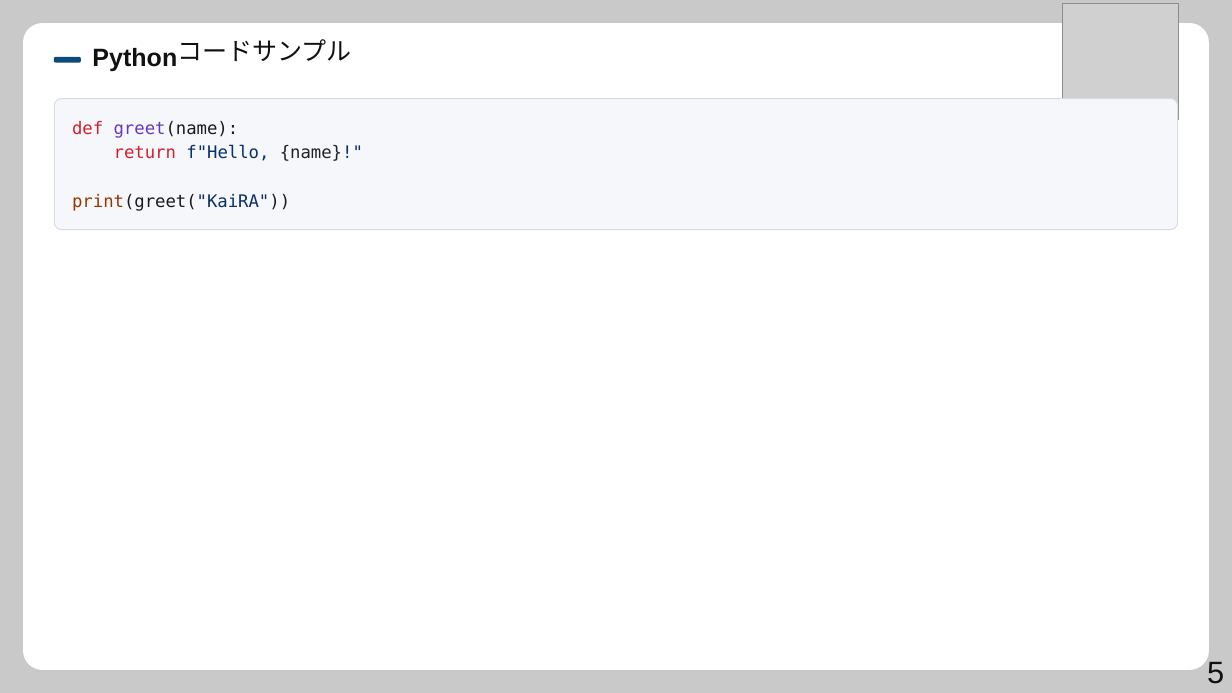
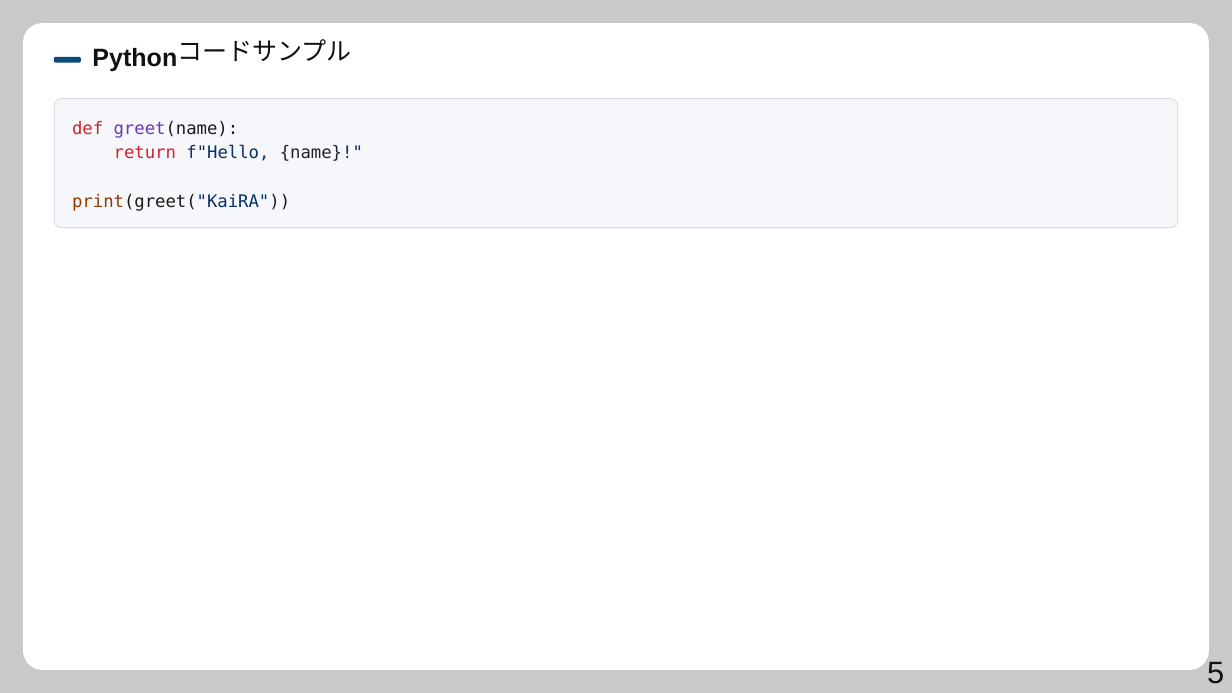
Before and after one commit to syarasyoujyu/create_presentation, a slide deck: slide 5 of prompts/marp-template.pptx. Drawn at 1232x693 pixels with LibreOffice and Linux fonts; fonts in the diff are those of the drawing; grey boxes stand for pictures. Boxes give left, top, right and bottom in pixels: in the first picture for what was removed or moved away, otherwise in the second. Text is boxed around its words. In the diff, an @@ line names an element or a change of style, - is before the commit and + after.

```diff
--- a/prompts/marp-template.pptx
+++ b/prompts/marp-template.pptx
@@ picture removed at (1063,4,1178,119) @@
@@ freeform shape at (55,99,1178,228): outline redrawn @@
@@ freeform shape at (55,99,1178,228): outline redrawn @@
```
Also in this commit, not shown: 8 other slides changed, 1 slide removed, 27 other files.
